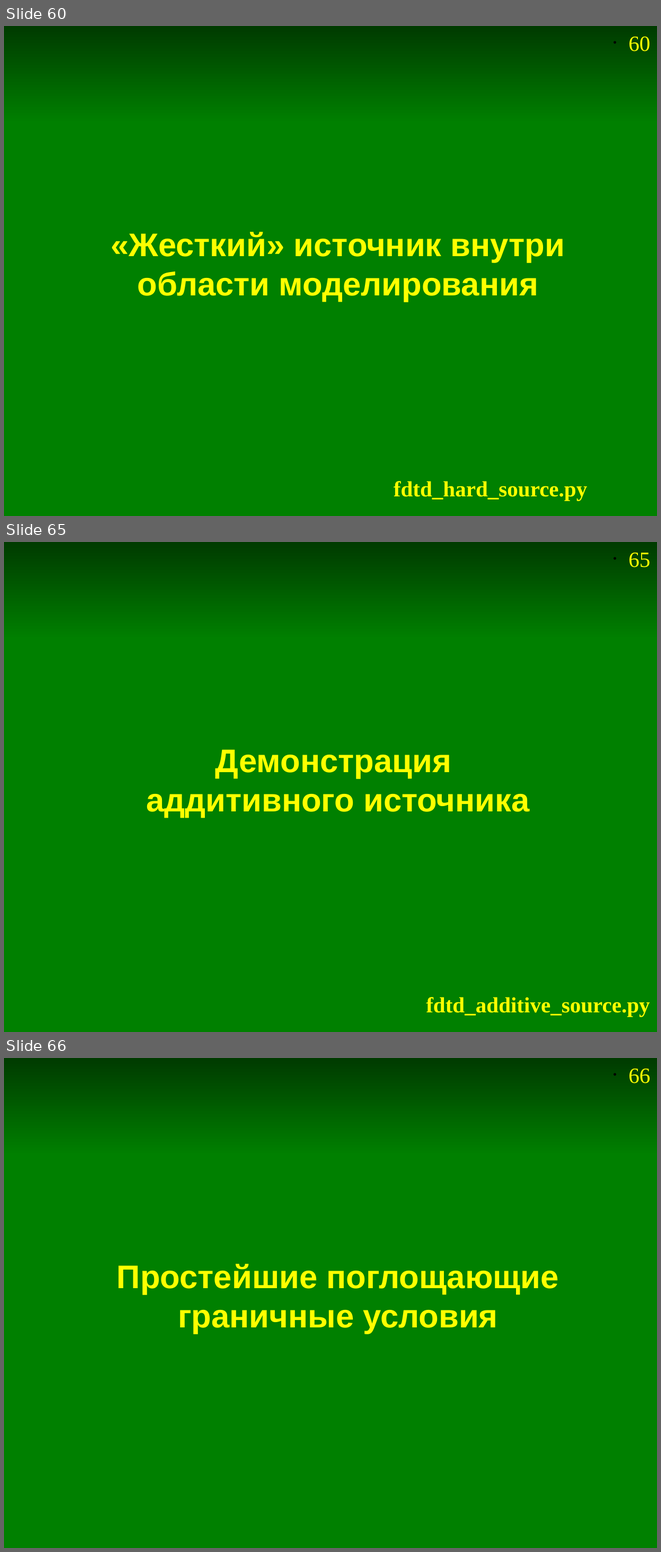
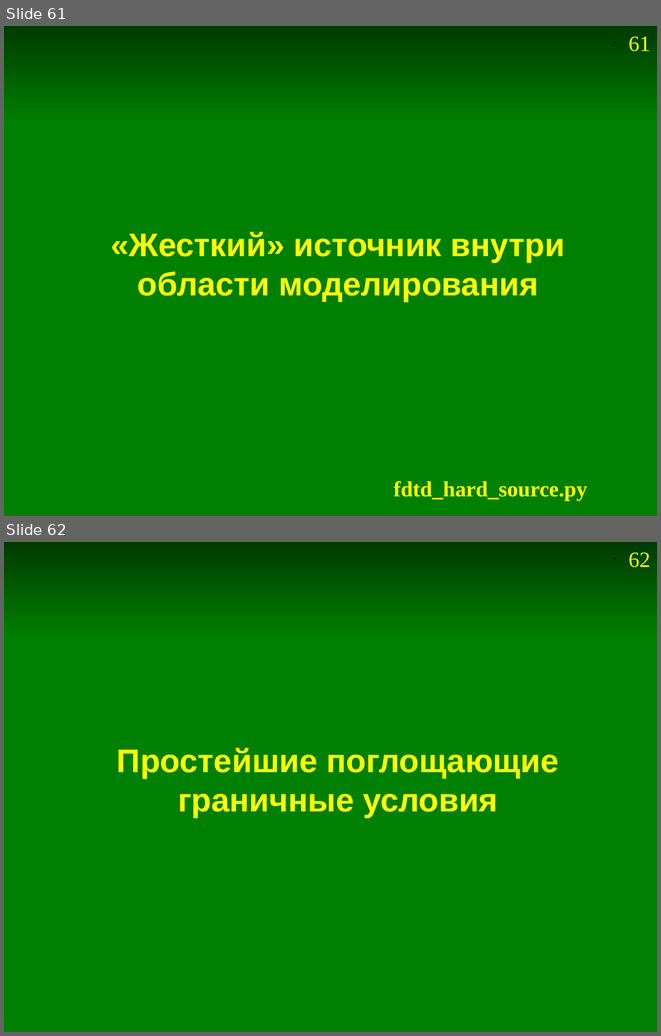
Before and after one commit to andris0147sv/modelling, a slide deck: presentations/2. FDTD.odp. Shown one above the other, each under a label of ours: slides 60, 65 and 66 before the commit, slides 61 and 62 after it; the slides between them are not shown. The pictures are 661x1552 and 661x1036 pixels, drawn with LibreOffice and Linux fonts; fonts in the diff are those of the drawing. Boxes give left, top, right and bottom in pixels: in the first picture for what was removed or moved away, otherwise in the second. Text is boxed around its words. In the diff, an @@ line names an element or a change of style, - is before the commit and + after.

Commit message:
Вывод формул FDTD без использование "жесткого" источника

```diff
--- a/presentations/2. FDTD.odp
+++ b/presentations/2. FDTD.odp
@@ slide 65 removed at <box>4,542,657,1032</box>, background #FFFFFF; not listed: 2 template elements that a slide beside it also shows @@
@@ rectangle removed at <box>4,637,657,1032</box> @@
@@ title removed at <box>146,749,529,818</box> @@
-Демонстрация
-аддитивного источника
@@ text removed at <box>426,997,650,1016</box> @@
-fdtd_additive_source.py
@@ what was slide 60 is now slide 61 @@
@@ page number at <box>628,36,650,51</box>: text changed @@
-• 60
+• 61
@@ what was slide 66 is now slide 62 @@
@@ page number at <box>628,552,650,567</box>: text changed @@
-• 66
+• 62
```
Also in this commit, not shown: 11 slides changed, 2 slides added, 5 other slides removed.
